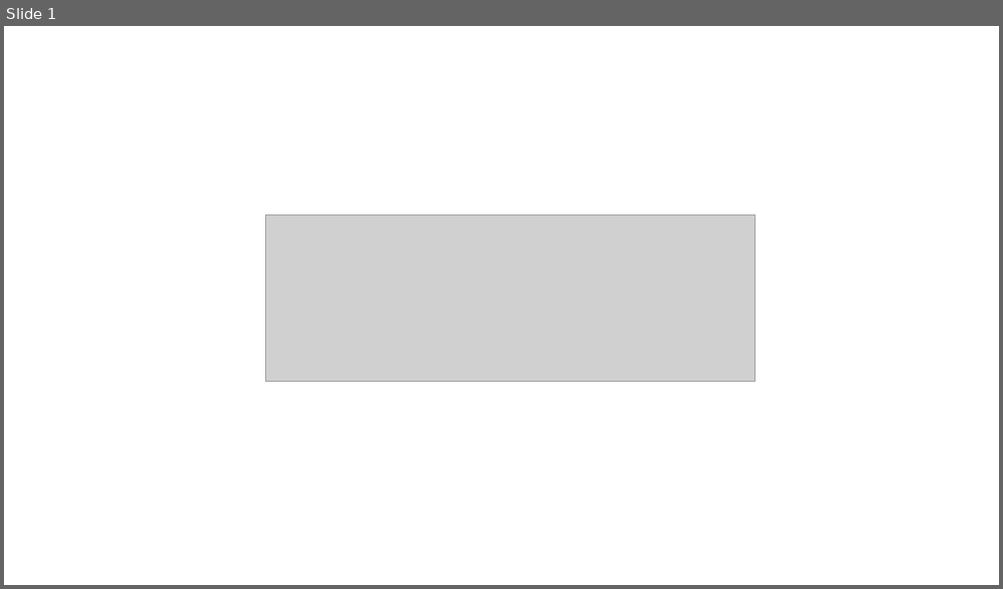
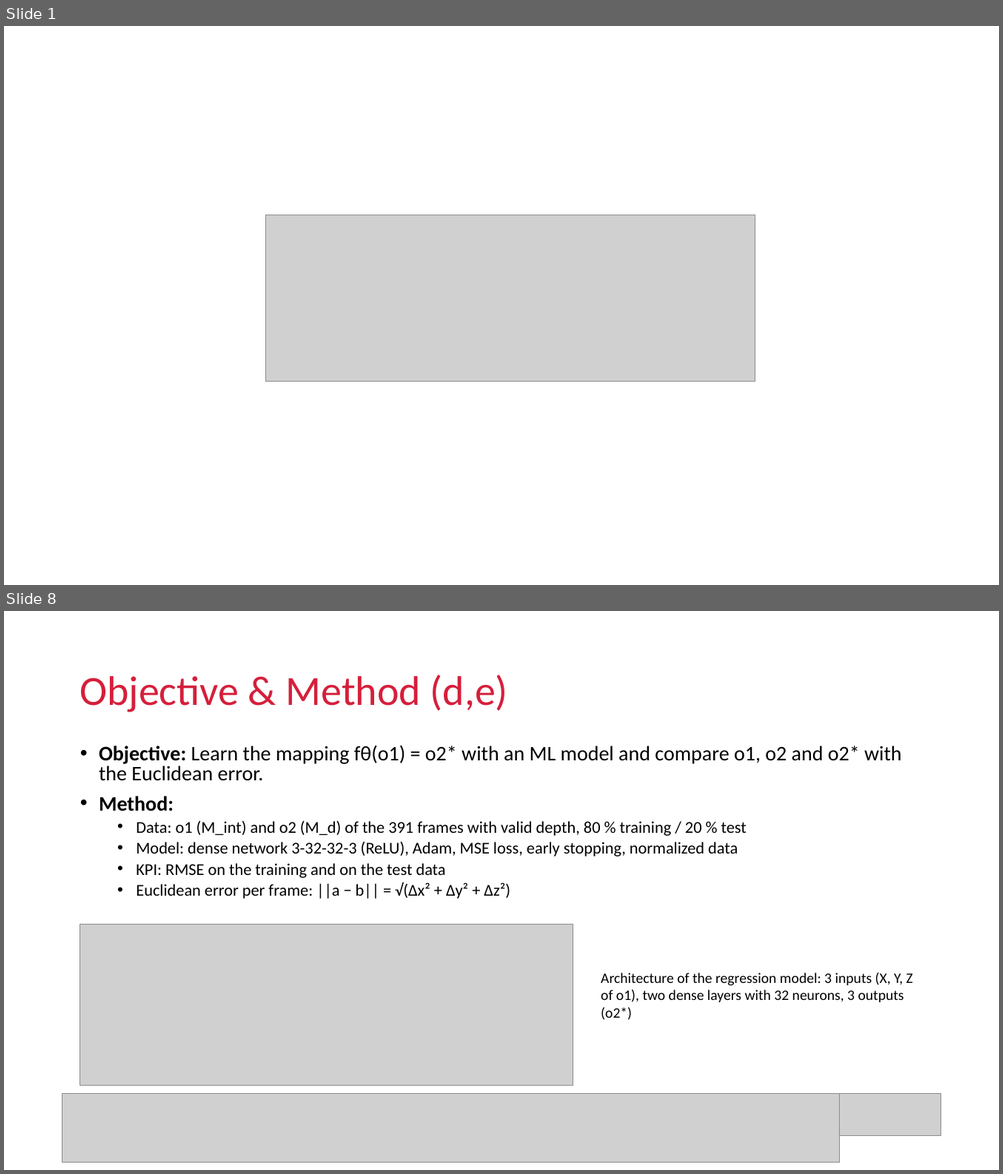
Before and after one commit to Ricrump/MAS512-Assignment2, a slide deck: MAS512_assignment2_gr3.pptx. Shown one above the other, each under a label of ours: slide 1 before the commit, slides 1 and 8 after it; the slides between them are not shown. The pictures are 1003x589 and 1003x1174 pixels, drawn with LibreOffice and Linux fonts; fonts in the diff are those of the drawing; grey boxes stand for pictures; background and template pictures are left out. Boxes give left, top, right and bottom in pixels: in the first picture for what was removed or moved away, otherwise in the second. Text is boxed around its words. In the diff, an @@ line names an element or a change of style, - is before the commit and + after.

```diff
--- a/MAS512_assignment2_gr3.pptx
+++ b/MAS512_assignment2_gr3.pptx
@@ slide 8 added at bbox=[4, 611, 999, 1170], background #FFFFFF @@
@@ text added at bbox=[79, 675, 508, 712], 40 pt, text #D51F3B @@
+Objective & Method (d,e)
@@ text added at bbox=[99, 745, 902, 899], 16 pt, text #000000 @@
+• Objective: Learn the mapping fθ(o1) = o2* with an ML model and compare o1, o2 and o2* with the Euclidean error.
+• Method:
+  • Data: o1 (M_int) and o2 (M_d) of the 391 frames with valid depth, 80 % training / 20 % test
+  • Model: dense network 3-32-32-3 (ReLU), Adam, MSE loss, early stopping, normalized data
+  • KPI: RMSE on the training and on the test data
+  • Euclidean error per frame: ||a − b|| = √(Δx² + Δy² + Δz²)
@@ picture added at bbox=[80, 924, 572, 1085] @@
@@ text added at bbox=[600, 973, 913, 1020], 14 pt, text #000000 @@
+Architecture of the regression model: 3 inputs (X, Y, Z of o1), two dense layers with 32 neurons, 3 outputs (o2*)
@@ picture added at bbox=[62, 1093, 839, 1163] @@
@@ picture added at bbox=[839, 1093, 941, 1136] @@
```
Also in this commit, not shown: 1 slide changed, 4 other slides added, 8 slides removed, 4 other files.
